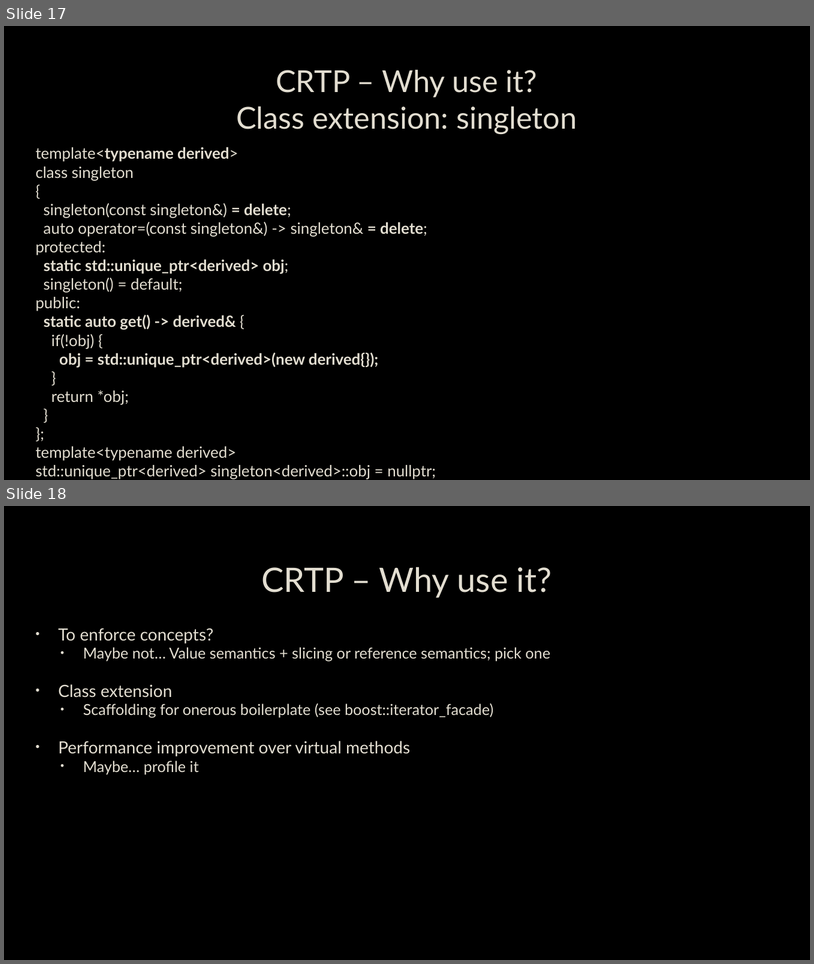
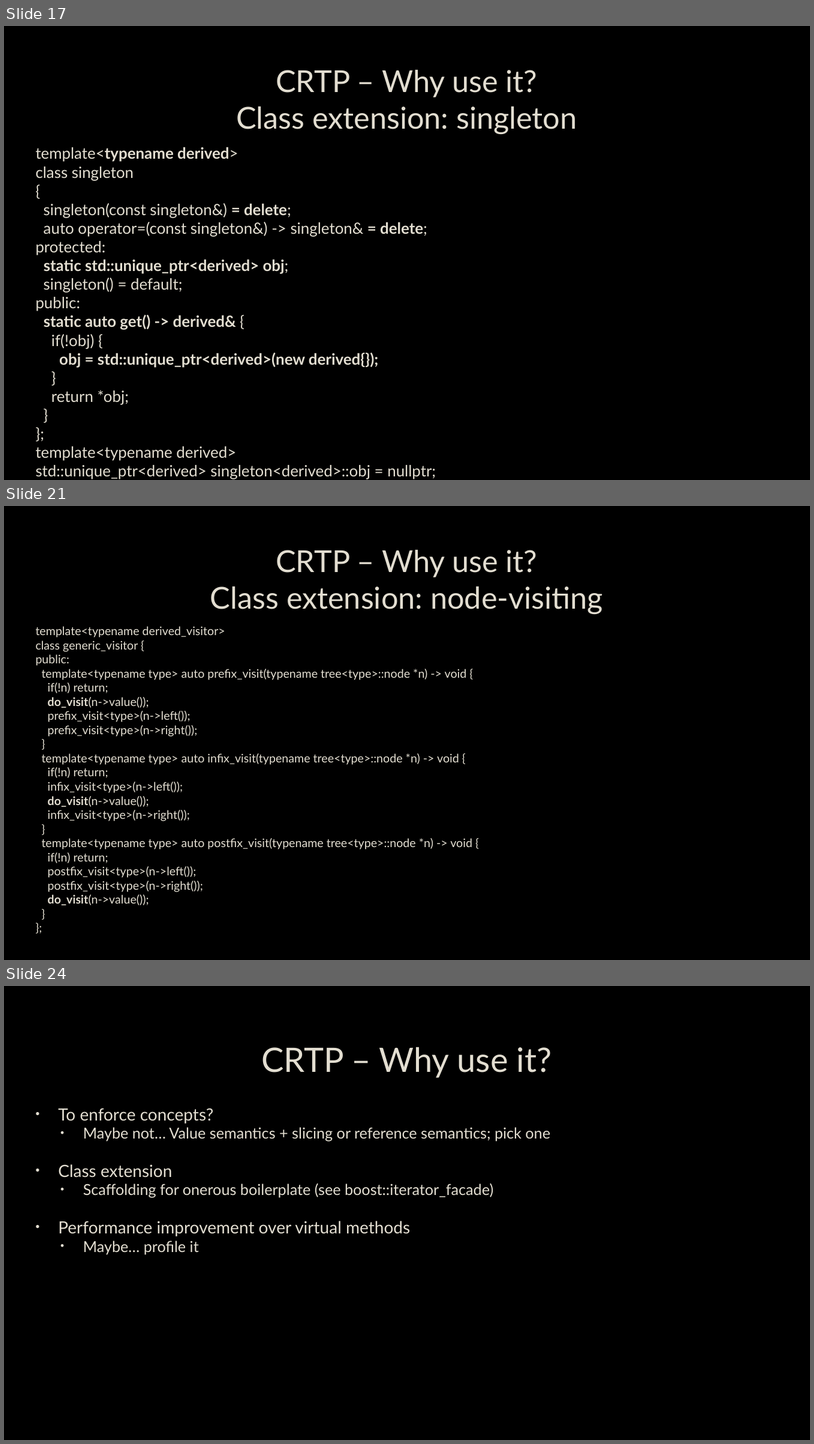
Before and after one commit to capsocrates/crtp-meetup-talk, a slide deck: CRTP.pptx. Shown one above the other, each under a label of ours: slides 17 and 18 before the commit, slides 17, 21 and 24 after it; the slides between them are not shown. The pictures are 814x964 and 814x1444 pixels, drawn with LibreOffice and Linux fonts; fonts in the diff are those of the drawing; background and template pictures are left out. Boxes give left, top, right and bottom in pixels: in the first picture for what was removed or moved away, otherwise in the second. Text is boxed around its words. In the diff, an @@ line names an element or a change of style, - is before the commit and + after.

Commit message:
adding class-extension examples

```diff
--- a/CRTP.pptx
+++ b/CRTP.pptx
@@ slide 21 added at (4, 506, 810, 960), background picture (left out) @@
@@ title added at (210, 550, 603, 613), 36 pt, text #E3DED1 @@
+CRTP – Why use it?
+Class extension: node-visiting
@@ text added at (36, 626, 473, 905), 14 pt, text #E3DED1 @@
+template<typename derived_visitor>
+class generic_visitor {
+public:
+template<typename type> auto prefix_visit(typename tree<type>::node *n) -> void {
+if(!n) return;
+do_visit(n->value());
+prefix_visit<type>(n->left());
+prefix_visit<type>(n->right());
+}
+template<typename type> auto infix_visit(typename tree<type>::node *n) -> void {
+if(!n) return;
+infix_visit<type>(n->left());
+do_visit(n->value());
+infix_visit<type>(n->right());
+}
+template<typename type> auto postfix_visit(typename tree<type>::node *n) -> void {
+if(!n) return;
+postfix_visit<type>(n->left());
+postfix_visit<type>(n->right());
+do_visit(n->value());
+}
+};
@@ what was slide 18 is now slide 24 @@
```
Also in this commit, not shown: 5 other slides added, 10 other files.
